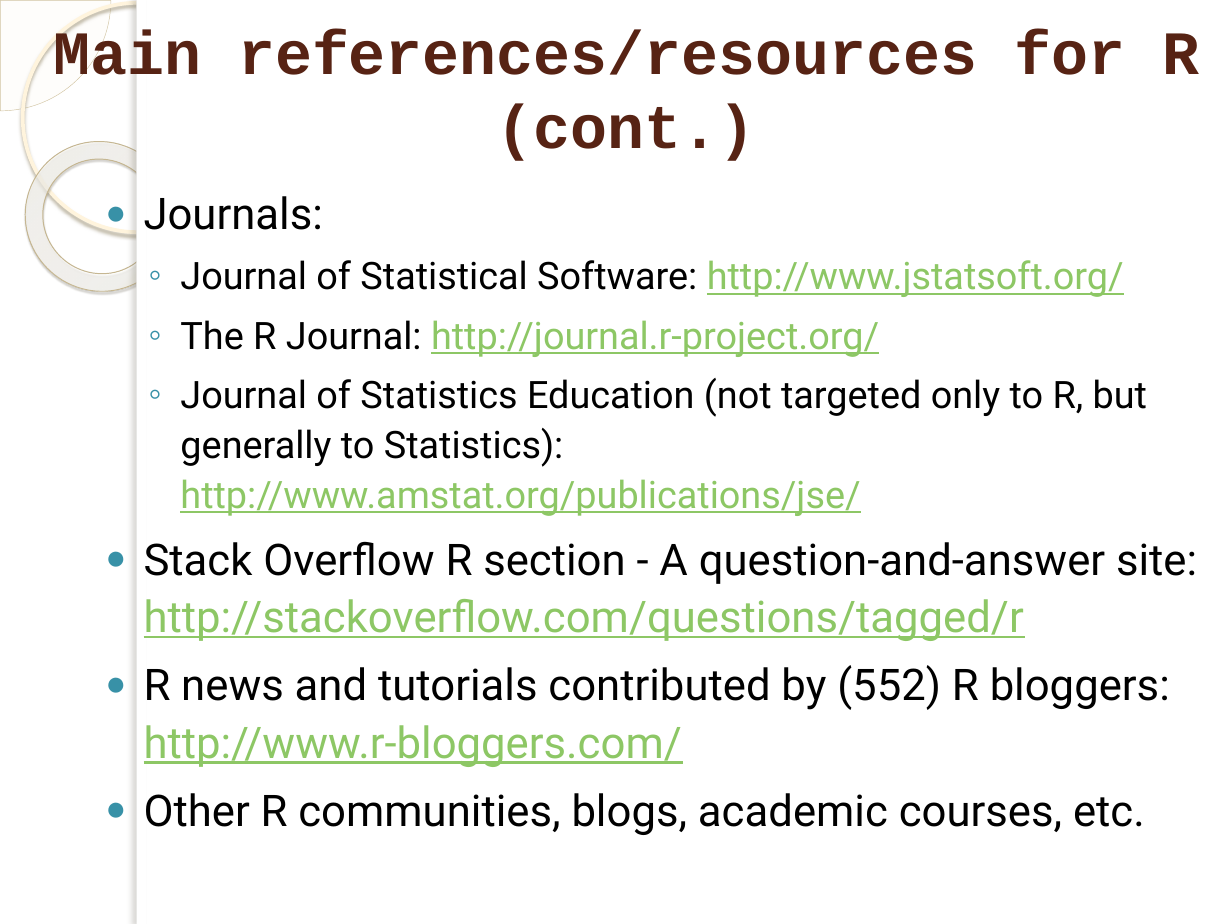
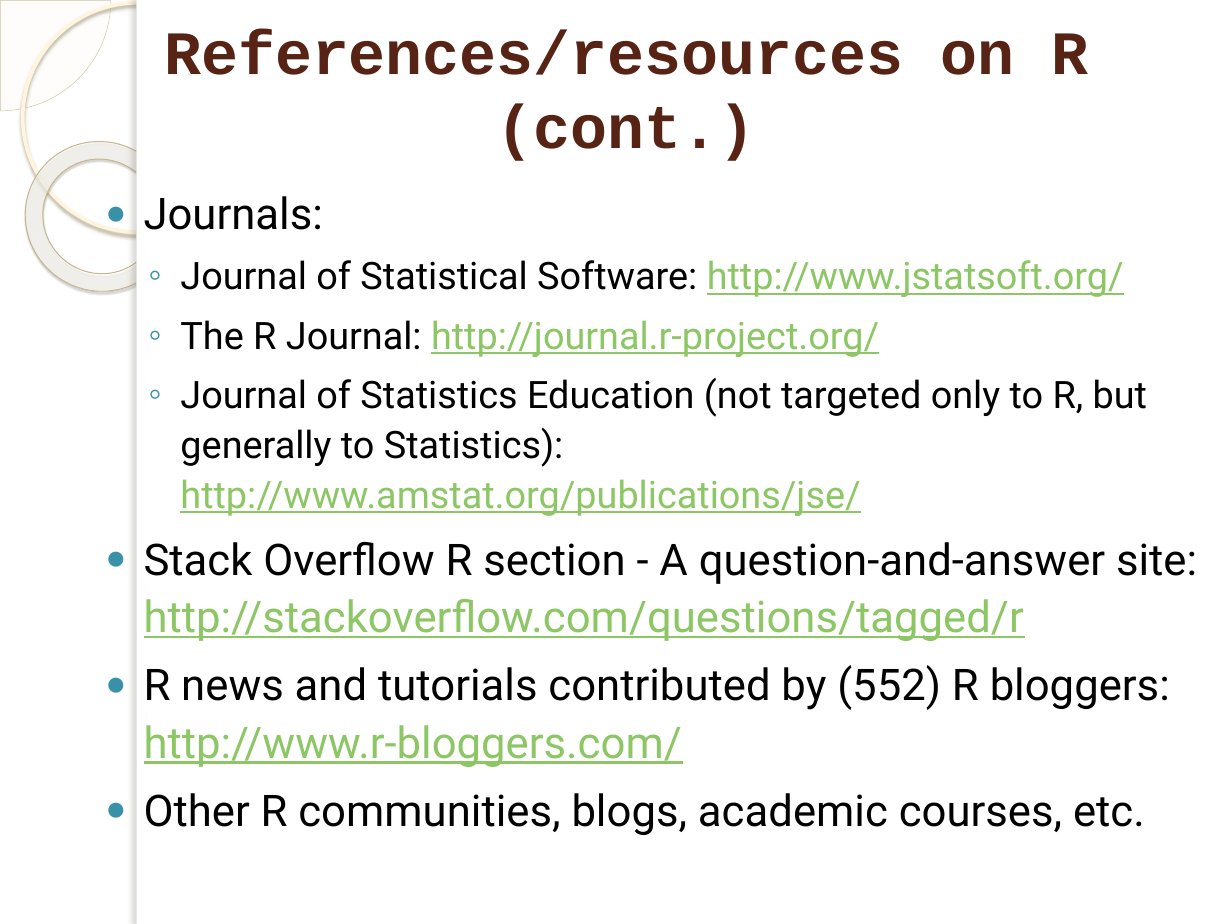
Before and after one commit to marinfotache/Data-Processing-Analysis-Science-with-R, a slide deck: slide 8 of 01 R_Introduction_Data Structures/01a_Introduction_to_R.pptx. Drawn at 1232x924 pixels with LibreOffice and Linux fonts; fonts in the diff are those of the drawing; background and template pictures are left out. Boxes give left, top, right and bottom in pixels: in the first picture for what was removed or moved away, otherwise in the second. Text is boxed around its words. In the diff, an @@ line names an element or a change of style, - is before the commit and + after.

```diff
--- a/01 R_Introduction_Data Structures/01a_Introduction_to_R.pptx
+++ b/01 R_Introduction_Data Structures/01a_Introduction_to_R.pptx
@@ title at [164, 31, 1088, 161]: text changed @@
-Main references/resources for R (cont.)
+References/resources on R (cont.)
```
Also in this commit, not shown: 3 other slides changed, 1 other file.
